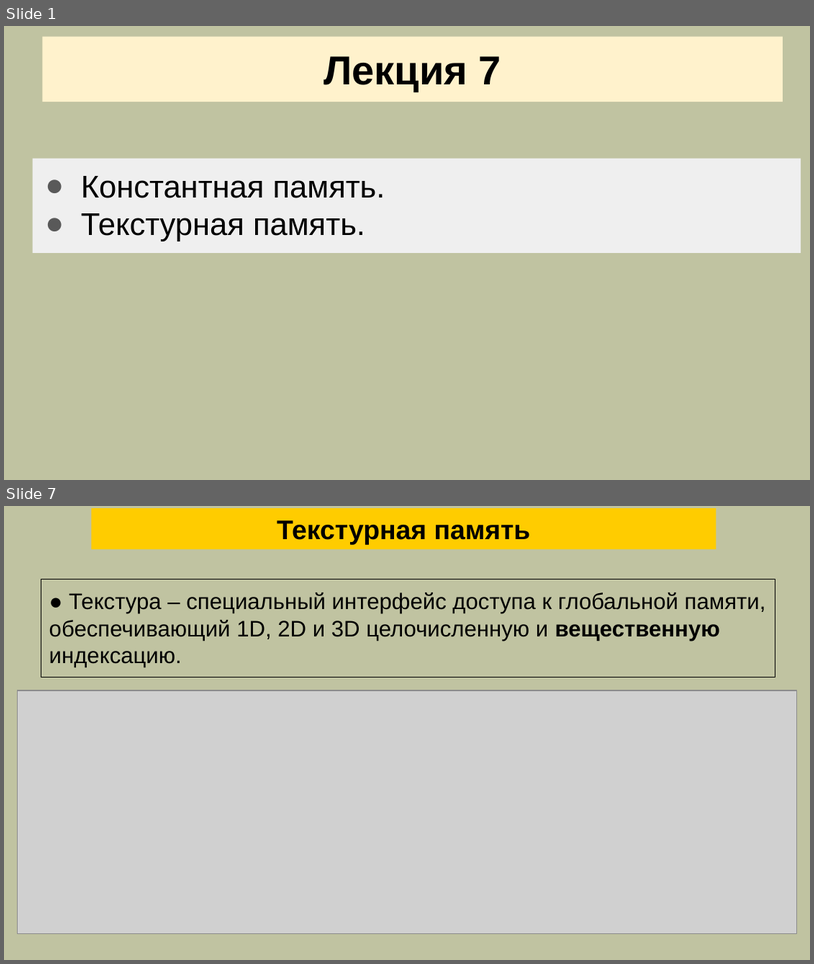
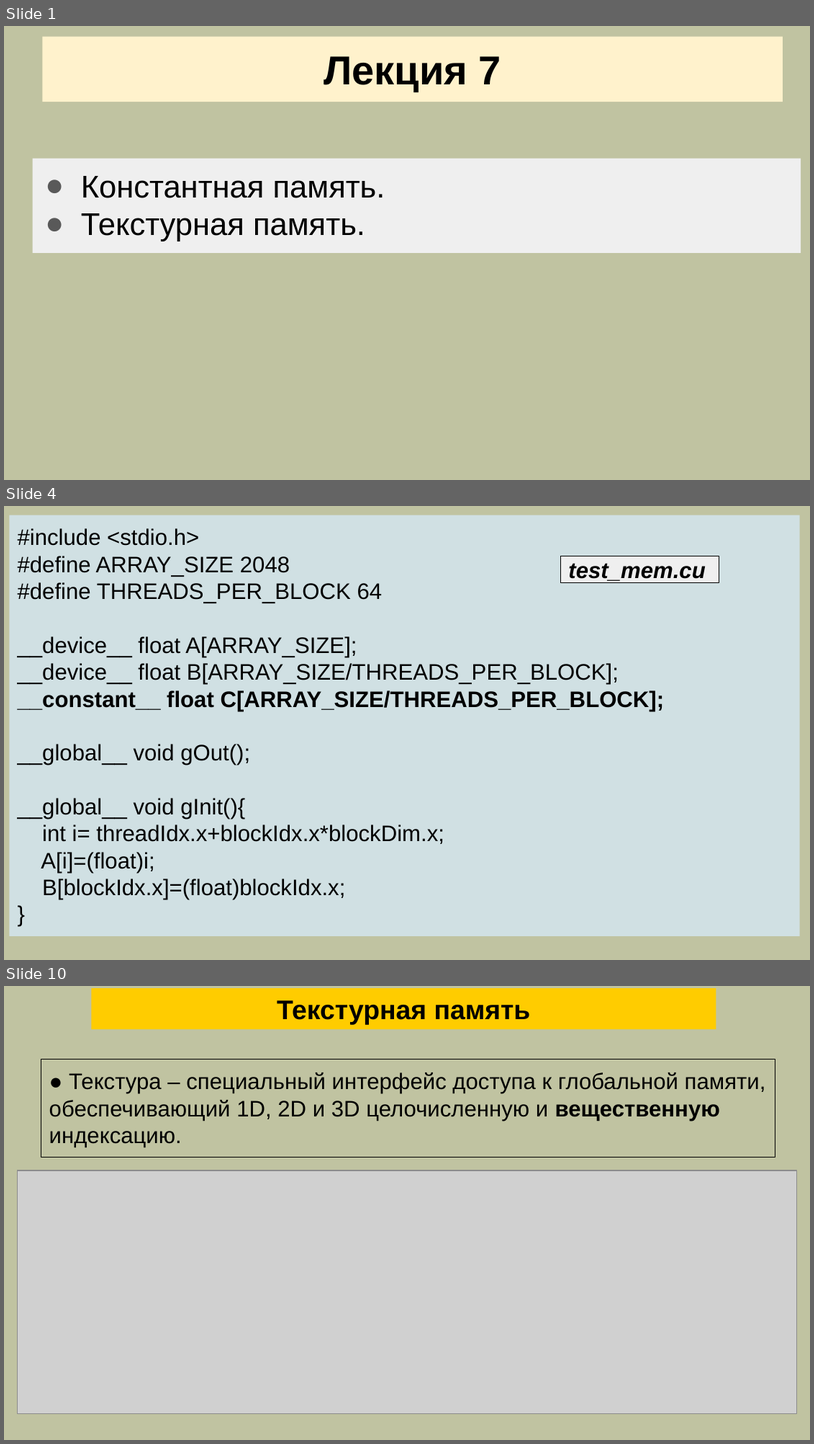
Before and after one commit to mlkv52/sibsutis_cuda_bachelors-2025, a slide deck: Лекции/pptx/Лекция7-ПГП-2025.pptx. Shown one above the other, each under a label of ours: slides 1 and 7 before the commit, slides 1, 4 and 10 after it; the slides between them are not shown. The pictures are 814x964 and 814x1444 pixels, drawn with LibreOffice and Linux fonts; fonts in the diff are those of the drawing; grey boxes stand for pictures. Boxes give left, top, right and bottom in pixels: in the first picture for what was removed or moved away, otherwise in the second. Text is boxed around its words. In the diff, an @@ line names an element or a change of style, - is before the commit and + after.

```diff
--- a/Лекции/pptx/Лекция7-ПГП-2025.pptx
+++ b/Лекции/pptx/Лекция7-ПГП-2025.pptx
@@ slide 4 added at [4, 506, 810, 960], background #C0C3A1 @@
@@ rectangle added at [10, 515, 801, 936], fill #D0E0E3, 20 pt, text #000000 @@
+#include <stdio.h>
+#define ARRAY_SIZE 2048
+#define THREADS_PER_BLOCK 64
+__device__ float A[ARRAY_SIZE];
+__device__ float B[ARRAY_SIZE/THREADS_PER_BLOCK];
+__constant__ float C[ARRAY_SIZE/THREADS_PER_BLOCK];
+__global__ void gOut();
+__global__ void gInit(){
+int i= threadIdx.x+blockIdx.x*blockDim.x;
+A[i]=(float)i;
+B[blockIdx.x]=(float)blockIdx.x;
+}
@@ rectangle added at [561, 556, 718, 582], fill #EFEFEF, outline #000000 0.75 pt, 20 pt, text #000000, bold, italic @@
+test_mem.cu
@@ what was slide 7 is now slide 10 @@
```
Also in this commit, not shown: 1 slide changed, 6 other slides added, 4 slides removed.
